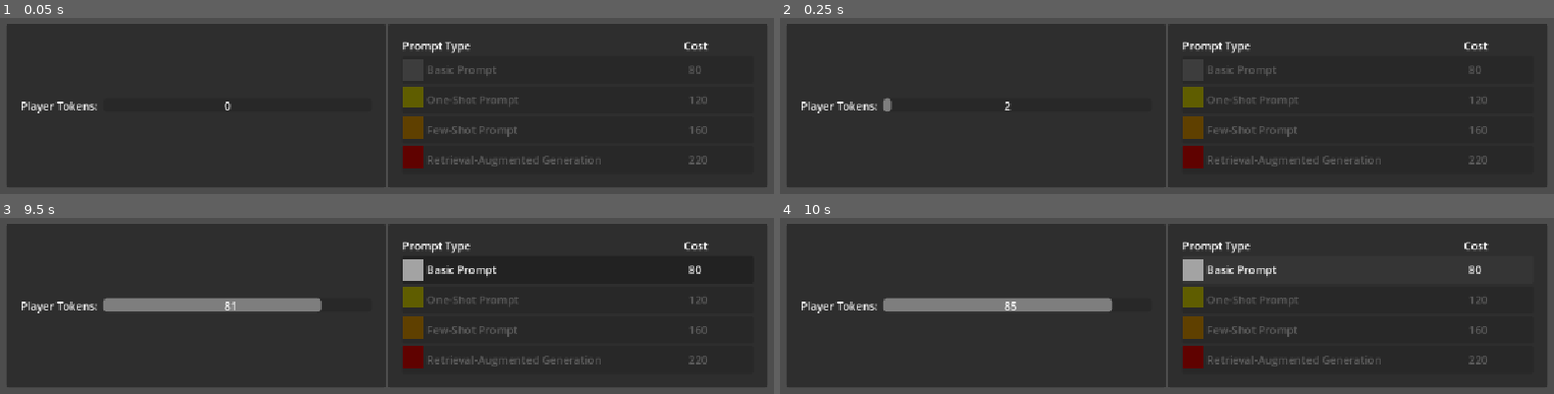
Above: before the commit, frames 1-4 (two rows, left to right).
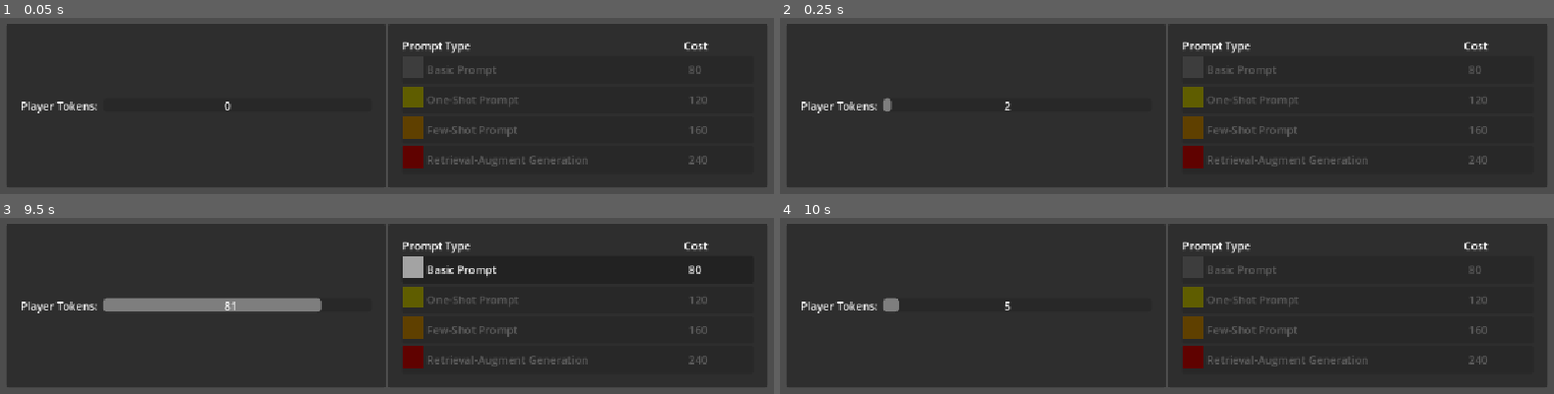
Above: after the commit, the same moments.

Repository: joshuaclarkuk/prompt-master
Game: Godot game, scene res://Scenes/Battle/battle_screen.tscn
Two runs of this game, one before a commit and one after it. Both use one fixed random seed, a clock stepped at 60 frames per second and the inputs below.
Inputs (mouse positions are in pixels of both pictures, inside the frame that each line leads up to):
- Up to frame 1 (0.05 s): no input
- Up to frame 2 (0.25 s): no input
- Up to frame 3 (9.5 s): tap Enter at 1.25 s
- Up to frame 4 (10 s): click (1360, 269) at 9.52 s

The runs differ from the first frame. In frame 1, 0.1% of the frame differs, in the area x 67-91%, y 78-84%; in frame 2, 0.1%; in frame 3, 0.2%; in frame 4, 3.0%, in the area x 15-91%, y 23-84%.

Commit message:
Signal system working for clicking prompts. Now need to do prompt queue system

Diff:
--- /dev/null
+++ b/Resources/PromptTypes/basic_prompt.tres
@@ -0,0 +1,12 @@
+[gd_resource type="Resource" script_class="PromptType" format=3 uid="uid://yuathedwci7k"]
+
+[ext_resource type="Script" uid="uid://cw61m8h55p18s" path="res://Resources/prompt-type.gd" id="1_em5eo"]
+[ext_resource type="Texture2D" uid="uid://wbnyaqk7ue73" path="res://Assets/Sprites/Elements/Placeholders/basic-prompt.png" id="1_qofsm"]
+
+[resource]
+script = ExtResource("1_em5eo")
+prompt_type = 1
+prompt_texture = ExtResource("1_qofsm")
+prompt_title = "Basic Prompt"
+prompt_cost = 80
+metadata/_custom_type_script = "uid://cw61m8h55p18s"
--- /dev/null
+++ b/Resources/PromptTypes/few-shot-prompt.tres
@@ -0,0 +1,12 @@
+[gd_resource type="Resource" script_class="PromptType" format=3 uid="uid://dewrdrdahqblf"]
+
+[ext_resource type="Texture2D" uid="uid://c2dav2idryq0e" path="res://Assets/Sprites/Elements/Placeholders/few-shot-prompt.png" id="1_4b2hg"]
+[ext_resource type="Script" uid="uid://cw61m8h55p18s" path="res://Resources/prompt-type.gd" id="1_xh71y"]
+
+[resource]
+script = ExtResource("1_xh71y")
+prompt_type = 3
+prompt_texture = ExtResource("1_4b2hg")
+prompt_title = "Few-Shot Prompt"
+prompt_cost = 160
+metadata/_custom_type_script = "uid://cw61m8h55p18s"
--- /dev/null
+++ b/Resources/PromptTypes/one-shot-prompt.tres
@@ -0,0 +1,12 @@
+[gd_resource type="Resource" script_class="PromptType" format=3 uid="uid://bjdbrgpsakwsh"]
+
+[ext_resource type="Script" uid="uid://cw61m8h55p18s" path="res://Resources/prompt-type.gd" id="1_v8ceo"]
+[ext_resource type="Texture2D" uid="uid://dw7nm76lxgxsm" path="res://Assets/Sprites/Elements/Placeholders/one-shot-prompt.png" id="1_vs44b"]
+
+[resource]
+script = ExtResource("1_v8ceo")
+prompt_type = 2
+prompt_texture = ExtResource("1_vs44b")
+prompt_title = "One-Shot Prompt"
+prompt_cost = 120
+metadata/_custom_type_script = "uid://cw61m8h55p18s"
--- /dev/null
+++ b/Resources/PromptTypes/retrieval-augmented-generation.tres
@@ -0,0 +1,12 @@
+[gd_resource type="Resource" script_class="PromptType" format=3 uid="uid://cag6s65w7jbha"]
+
+[ext_resource type="Texture2D" uid="uid://c8mq28tcx5nkr" path="res://Assets/Sprites/Elements/Placeholders/retrieval-augmented-generation.png" id="1_ht6fd"]
+[ext_resource type="Script" uid="uid://cw61m8h55p18s" path="res://Resources/prompt-type.gd" id="1_x2dwa"]
+
+[resource]
+script = ExtResource("1_x2dwa")
+prompt_type = 4
+prompt_texture = ExtResource("1_ht6fd")
+prompt_title = "Retrieval-Augment Generation"
+prompt_cost = 240
+metadata/_custom_type_script = "uid://cw61m8h55p18s"
--- /dev/null
+++ b/Resources/prompt-type.gd
@@ -0,0 +1,14 @@
+class_name PromptType extends Resource
+
+enum PromptTypes {
+    NONE,
+    BASIC_PROMPT,
+    ONE_SHOT_PROMPT,
+    FEW_SHOT_PROMPT,
+    RETRIEVAL_AUGMENTED_GENERATION,
+}
+
+@export var prompt_type: PromptTypes = PromptTypes.NONE
+@export var prompt_texture: Texture2D = null
+@export var prompt_title: String = ""
+@export var prompt_cost: int = 0
--- a/Scenes/Battle/PromptUIObjects/basic_prompt.tscn
+++ /dev/null
@@ -1,20 +0,0 @@
-[gd_scene format=3 uid="uid://dtw50d1sd7tjn"]
-
-[ext_resource type="PackedScene" uid="uid://qr7qbhnk1jum" path="res://Scenes/Battle/PromptUIObjects/prompt_ui_object.tscn" id="1_ofhxq"]
-[ext_resource type="Texture2D" uid="uid://wbnyaqk7ue73" path="res://Assets/Sprites/Elements/Placeholders/basic-prompt.png" id="2_yjffn"]
-
-[node name="BasicPrompt" unique_id=1036205873 instance=ExtResource("1_ofhxq")]
-prompt_texture = ExtResource("2_yjffn")
-prompt_title = "Basic Prompt"
-prompt_cost = 80
-
-[node name="PromptTexture" parent="HBoxContainer" parent_id_path=PackedInt32Array(233208411) index="0" unique_id=62275913]
-size_flags_horizontal = 4
-size_flags_vertical = 4
-texture = ExtResource("2_yjffn")
-
-[node name="PromptTitle" parent="HBoxContainer" parent_id_path=PackedInt32Array(233208411) index="1" unique_id=582598431]
-text = "Basic Prompt"
-
-[node name="PromptCost" parent="HBoxContainer" parent_id_path=PackedInt32Array(233208411) index="2" unique_id=868168130]
-text = "80"
--- a/Scenes/Battle/PromptUIObjects/few_shot_prompt.tscn
+++ /dev/null
@@ -1,18 +0,0 @@
-[gd_scene format=3 uid="uid://0v2obj338e8t"]
-
-[ext_resource type="PackedScene" uid="uid://qr7qbhnk1jum" path="res://Scenes/Battle/PromptUIObjects/prompt_ui_object.tscn" id="1_b2ugu"]
-[ext_resource type="Texture2D" uid="uid://c2dav2idryq0e" path="res://Assets/Sprites/Elements/Placeholders/few-shot-prompt.png" id="2_trqlr"]
-
-[node name="FewShotPrompt" unique_id=1036205873 instance=ExtResource("1_b2ugu")]
-prompt_texture = ExtResource("2_trqlr")
-prompt_title = "Few-Shot Prompt"
-prompt_cost = 160
-
-[node name="PromptTexture" parent="HBoxContainer" parent_id_path=PackedInt32Array(233208411) index="0" unique_id=62275913]
-texture = ExtResource("2_trqlr")
-
-[node name="PromptTitle" parent="HBoxContainer" parent_id_path=PackedInt32Array(233208411) index="1" unique_id=582598431]
-text = "Few-Shot Prompt"
-
-[node name="PromptCost" parent="HBoxContainer" parent_id_path=PackedInt32Array(233208411) index="2" unique_id=868168130]
-text = "120"
--- a/Scenes/Battle/PromptUIObjects/one_shot_prompt.tscn
+++ /dev/null
@@ -1,18 +0,0 @@
-[gd_scene format=3 uid="uid://04jauqv8rr6q"]
-
-[ext_resource type="PackedScene" uid="uid://qr7qbhnk1jum" path="res://Scenes/Battle/PromptUIObjects/prompt_ui_object.tscn" id="1_4fstb"]
-[ext_resource type="Texture2D" uid="uid://dw7nm76lxgxsm" path="res://Assets/Sprites/Elements/Placeholders/one-shot-prompt.png" id="2_5v2f7"]
-
-[node name="OneShotPrompt" unique_id=1036205873 instance=ExtResource("1_4fstb")]
-prompt_texture = ExtResource("2_5v2f7")
-prompt_title = "One-Shot Prompt"
-prompt_cost = 120
-
-[node name="PromptTexture" parent="HBoxContainer" parent_id_path=PackedInt32Array(233208411) index="0" unique_id=62275913]
-texture = ExtResource("2_5v2f7")
-
-[node name="PromptTitle" parent="HBoxContainer" parent_id_path=PackedInt32Array(233208411) index="1" unique_id=582598431]
-text = "One-Shot Prompt"
-
-[node name="PromptCost" parent="HBoxContainer" parent_id_path=PackedInt32Array(233208411) index="2" unique_id=868168130]
-text = "120"
--- a/Scenes/Battle/PromptUIObjects/retrieval_augmented_generation.tscn
+++ /dev/null
@@ -1,18 +0,0 @@
-[gd_scene format=3 uid="uid://dpfm552oykd0h"]
-
-[ext_resource type="PackedScene" uid="uid://qr7qbhnk1jum" path="res://Scenes/Battle/PromptUIObjects/prompt_ui_object.tscn" id="1_x5o3a"]
-[ext_resource type="Texture2D" uid="uid://c8mq28tcx5nkr" path="res://Assets/Sprites/Elements/Placeholders/retrieval-augmented-generation.png" id="2_slp1d"]
-
-[node name="RetrievalAugmentedGeneration" unique_id=1036205873 instance=ExtResource("1_x5o3a")]
-prompt_texture = ExtResource("2_slp1d")
-prompt_title = "Retrieval-Augmented Generation"
-prompt_cost = 220
-
-[node name="PromptTexture" parent="HBoxContainer" parent_id_path=PackedInt32Array(233208411) index="0" unique_id=62275913]
-texture = ExtResource("2_slp1d")
-
-[node name="PromptTitle" parent="HBoxContainer" parent_id_path=PackedInt32Array(233208411) index="1" unique_id=582598431]
-text = "Retrieval-Augmented Generation"
-
-[node name="PromptCost" parent="HBoxContainer" parent_id_path=PackedInt32Array(233208411) index="2" unique_id=868168130]
-text = "160"
--- a/Scenes/Battle/battle_screen.tscn
+++ b/Scenes/Battle/battle_screen.tscn
@@ -1,6 +1,6 @@
 [gd_scene format=3 uid="uid://bpng2i6ch8725"]
 
-[ext_resource type="Script" uid="uid://cyh20m6tnfbcd" path="res://Scripts/Battle/battle_screen.gd" id="1_lgxt7"]
+[ext_resource type="Script" uid="uid://cyh20m6tnfbcd" path="res://Scripts/Battle/battle_manager.gd" id="1_lgxt7"]
 [ext_resource type="PackedScene" uid="uid://dekiwn62vpetk" path="res://Scenes/Battle/battle_interface.tscn" id="2_ulvyu"]
 
 [node name="BattleScreen" type="Node2D" unique_id=518488640 node_paths=PackedStringArray("battle_interface_node")]
--- a/Scenes/Battle/prompts_container.tscn
+++ b/Scenes/Battle/prompts_container.tscn
@@ -1,14 +1,15 @@
 [gd_scene format=3 uid="uid://gvhag7hx3gld"]
 
 [ext_resource type="Script" uid="uid://l3flb4p5mxc2" path="res://Scripts/Battle/prompts_container.gd" id="1_fs0xc"]
-[ext_resource type="PackedScene" uid="uid://dtw50d1sd7tjn" path="res://Scenes/Battle/PromptUIObjects/basic_prompt.tscn" id="2_cenhd"]
-[ext_resource type="PackedScene" uid="uid://04jauqv8rr6q" path="res://Scenes/Battle/PromptUIObjects/one_shot_prompt.tscn" id="3_i4j11"]
-[ext_resource type="PackedScene" uid="uid://0v2obj338e8t" path="res://Scenes/Battle/PromptUIObjects/few_shot_prompt.tscn" id="4_6m8ch"]
-[ext_resource type="PackedScene" uid="uid://dpfm552oykd0h" path="res://Scenes/Battle/PromptUIObjects/retrieval_augmented_generation.tscn" id="5_nw5ll"]
+[ext_resource type="PackedScene" uid="uid://qr7qbhnk1jum" path="res://Scenes/Battle/prompt_ui_object.tscn" id="2_cenhd"]
+[ext_resource type="Resource" uid="uid://yuathedwci7k" path="res://Resources/PromptTypes/basic_prompt.tres" id="3_i4j11"]
+[ext_resource type="Resource" uid="uid://bjdbrgpsakwsh" path="res://Resources/PromptTypes/one-shot-prompt.tres" id="4_6m8ch"]
+[ext_resource type="Resource" uid="uid://dewrdrdahqblf" path="res://Resources/PromptTypes/few-shot-prompt.tres" id="5_nw5ll"]
+[ext_resource type="Resource" uid="uid://cag6s65w7jbha" path="res://Resources/PromptTypes/retrieval-augmented-generation.tres" id="6_vyn37"]
 
 [node name="PromptsContainer" type="VBoxContainer" unique_id=253197136 node_paths=PackedStringArray("prompt_ui_objects")]
 script = ExtResource("1_fs0xc")
-prompt_ui_objects = [NodePath("BasicPrompt"), NodePath("OneShotPrompt"), NodePath("FewShotPrompt"), NodePath("RetrievalAugmentedGeneration")]
+prompt_ui_objects = [NodePath("AttackBasicPrompt"), NodePath("AttackOneShotPrompt"), NodePath("AttackFewShotPrompt"), NodePath("AttackRetrievalAugmentedGeneration")]
 
 [node name="TitleContainer" type="HBoxContainer" parent="." unique_id=2114449517]
 layout_mode = 2
@@ -24,14 +25,18 @@
 size_flags_horizontal = 3
 text = "Cost"
 
-[node name="BasicPrompt" parent="." unique_id=1036205873 instance=ExtResource("2_cenhd")]
+[node name="AttackBasicPrompt" parent="." unique_id=1036205873 instance=ExtResource("2_cenhd")]
 layout_mode = 2
+prompt_type = ExtResource("3_i4j11")
 
-[node name="OneShotPrompt" parent="." unique_id=244036849 instance=ExtResource("3_i4j11")]
+[node name="AttackOneShotPrompt" parent="." unique_id=1214160735 instance=ExtResource("2_cenhd")]
 layout_mode = 2
+prompt_type = ExtResource("4_6m8ch")
 
-[node name="FewShotPrompt" parent="." unique_id=1203028172 instance=ExtResource("4_6m8ch")]
+[node name="AttackFewShotPrompt" parent="." unique_id=65675003 instance=ExtResource("2_cenhd")]
 layout_mode = 2
+prompt_type = ExtResource("5_nw5ll")
 
-[node name="RetrievalAugmentedGeneration" parent="." unique_id=638758553 instance=ExtResource("5_nw5ll")]
+[node name="AttackRetrievalAugmentedGeneration" parent="." unique_id=222077383 instance=ExtResource("2_cenhd")]
 layout_mode = 2
+prompt_type = ExtResource("6_vyn37")
--- a/Scripts/Battle/PromptUIObjects/prompt_ui_object.gd
+++ b/Scripts/Battle/PromptUIObjects/prompt_ui_object.gd
@@ -5,10 +5,8 @@
 @export var prompt_title_node: Label = null
 @export var prompt_cost_node: Label = null
 
-@export_category("Prompt Values")
-@export var prompt_texture: Texture2D = null
-@export var prompt_title: String = ""
-@export var prompt_cost: int = 0
+@export_category("Prompt Type Resource")
+@export var prompt_type: PromptType = null
 
 @export_category("Activation Colours")
 @export var active_colour: Color = Color.WHITE
@@ -18,9 +16,9 @@
 
 
 func _ready() -> void:
-	prompt_texture_node.texture = prompt_texture
-	prompt_title_node.text = prompt_title
-	prompt_cost_node.text = str(prompt_cost)
+	prompt_texture_node.texture = prompt_type.prompt_texture
+	prompt_title_node.text = prompt_type.prompt_title
+	prompt_cost_node.text = str(prompt_type.prompt_cost)
 	deactivate()
 
 
@@ -45,4 +43,4 @@
 
 
 func get_prompt_cost() -> int:
-	return prompt_cost
+	return prompt_type.prompt_cost
--- a/Scripts/Battle/battle_interface.gd
+++ b/Scripts/Battle/battle_interface.gd
@@ -3,6 +3,12 @@
 @export var token_progress_bar_node: ProgressBar = null
 @export var token_count_label_node: Label = null
 @export var prompts_container_node: PromptsContainer = null
+
+signal on_prompt_pressed(prompt_type: PromptType)
+
+
+func _ready() -> void:
+	prompts_container_node.on_prompt_pressed.connect(handle_prompt_pressed)
 
 
 func initialise_token_display(new_max_value: int) -> void:
@@ -14,3 +20,8 @@
 	token_progress_bar_node.value = player_tokens
 	token_count_label_node.text = str(player_tokens)
 	prompts_container_node.update_prompts_display(player_tokens)
+
+
+func handle_prompt_pressed(prompt_type: PromptType) -> void:
+	print("%s: prompt pressed: %s" % [name, prompt_type])
+	on_prompt_pressed.emit(prompt_type)
--- a/Scripts/Battle/battle_screen.gd
+++ b/Scripts/Battle/battle_manager.gd
@@ -1,21 +1,23 @@
-extends Node2D
+class_name BattleScreen extends Node2D
 
 @export_category("Required Nodes")
 @export var battle_interface_node: BattleInterface = null
 
+@export_category("Token Values")
 @export var time_to_generate_token: float = 0.1
 @export var generated_tokens_to_add: int = 1
+@export var player_max_tokens: int = 100
+@export var enemy_max_tokens: int = 100
 
 var player_tokens: int = 0
 var enemy_tokens: int = 0
-
-var player_max_tokens: int = 100
-var enemy_max_tokens: int = 100
 
 var token_generation_timer: float = 0.0
 
 
 func _ready() -> void:
+	battle_interface_node.on_prompt_pressed.connect(handle_prompt_pressed)
+
 	battle_interface_node.initialise_token_display(player_max_tokens)
 	battle_interface_node.update_token_display(player_tokens)
 
@@ -34,3 +36,8 @@
 
 func update_battle_interface() -> void:
 	battle_interface_node.update_token_display(player_tokens)
+
+
+func handle_prompt_pressed(prompt_type: PromptType) -> void:
+	player_tokens -= prompt_type.prompt_cost
+	print("%s: prompt pressed: %s" % [name, prompt_type])
--- a/Scripts/Battle/prompts_container.gd
+++ b/Scripts/Battle/prompts_container.gd
@@ -2,10 +2,22 @@
 
 @export var prompt_ui_objects: Array[PromptUIObject] = []
 
+signal on_prompt_pressed(prompt_type: PromptType)
+
+
+func _ready() -> void:
+	for prompt in prompt_ui_objects:
+		prompt.pressed.connect(handle_prompt_pressed.bind(prompt))
+
 
 func update_prompts_display(player_tokens: int) -> void:
-    for prompt in prompt_ui_objects:
-        if (player_tokens >= prompt.get_prompt_cost()):
-            prompt.activate()
-        else:
-            prompt.deactivate()
+	for prompt in prompt_ui_objects:
+		if (player_tokens >= prompt.get_prompt_cost()):
+			prompt.activate()
+		else:
+			prompt.deactivate()
+
+
+func handle_prompt_pressed(prompt: PromptUIObject) -> void:
+	print("%s: pressed!" % [prompt.name])
+	on_prompt_pressed.emit(prompt.prompt_type)
Not shown, added: Resources/prompt-type.gd.uid
Renamed: Scenes/Battle/PromptUIObjects/prompt_ui_object.tscn -> Scenes/Battle/prompt_ui_object.tscn
Renamed: Scripts/Battle/battle_screen.gd.uid -> Scripts/Battle/battle_manager.gd.uid
